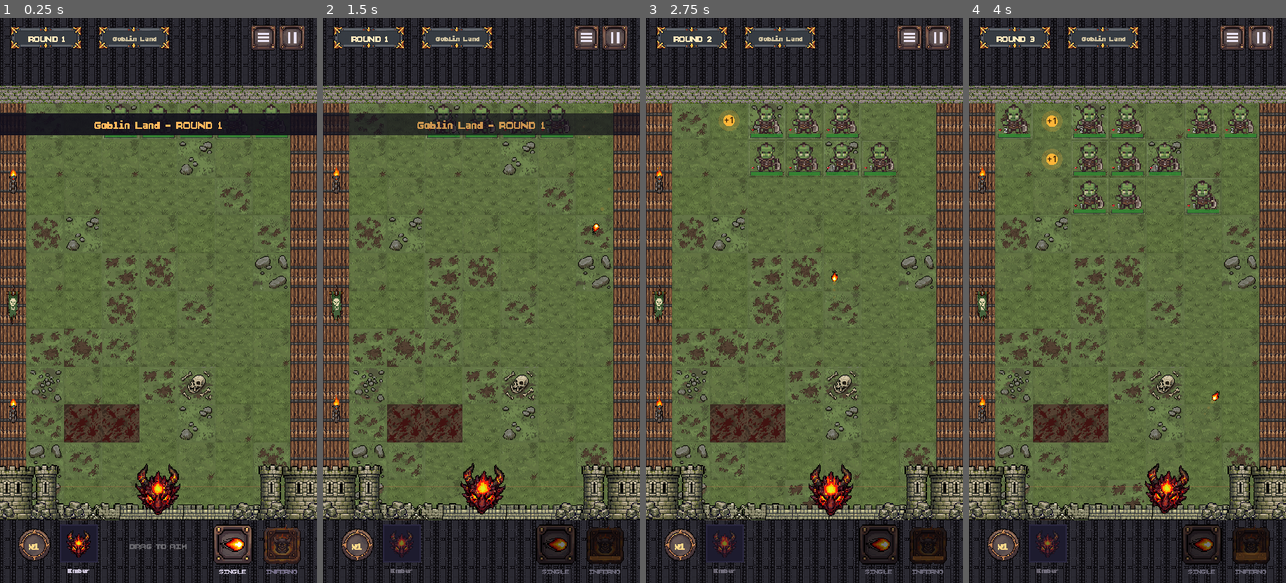
Above: before the commit, frames 1-4 (left to right).
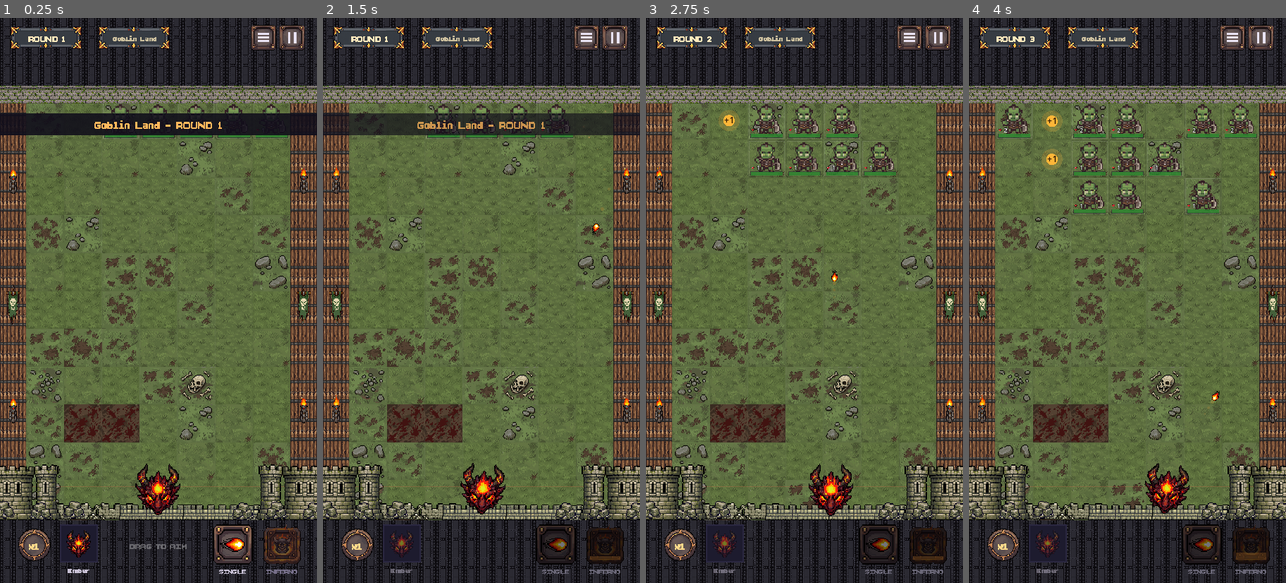
Above: after the commit, the same moments.

Repository: 40panos/-dragon
Game: Godot game, scene res://scenes/main.tscn
Same seed, same stepped clock (60 frames per second), same inputs: the game is played once before the commit and once after it.
Inputs (mouse positions are in pixels of both pictures, inside the frame that each line leads up to):
- Up to frame 1 (0.25 s): no input
- Up to frame 2 (1.5 s): move the mouse to (551, 272) at 0.52 s; click (551, 272) at 0.67 s; drag from (418, 328) to (465, 413) at 1.27 s
- Up to frame 3 (2.75 s): move the mouse to (836, 176) at 2.02 s; click (836, 176) at 2.17 s
- Up to frame 4 (4 s): drag from (1111, 413) to (1032, 215) at 2.77 s; move the mouse to (1222, 385) at 3.52 s; click (1222, 385) at 3.67 s

The runs differ from the first frame. In frame 1, 0.3% of the frame differs, in the area x 93-98%, y 26-72%; in frame 2, 0.3%; in frame 3, 0.3%; in frame 4, 0.3%.

Commit message:
Put the right-side torches and banner back on the wooden frame
The mirror helper shifted the rect by its width before negating it,
assuming Godot draws a negative-width rect leftwards from its position.
It does not: the rect keeps its place and only the image is flipped,
so the right torches and banner sat a full frame width outside the
wood. The rect now stays where it is.

150 tests pass.

Co-Authored-By: Claude Opus 5.5 <noreply@anthropic.com>

Diff:
--- a/scripts/main.gd
+++ b/scripts/main.gd
@@ -1142,11 +1142,13 @@
 ## Καθρεφτίζει ένα rect οριζόντια. Το draw_texture_rect ΔΕΝ έχει όρισμα flip:
 ## το πέμπτο του είναι `transpose`, που γυρίζει την εικόνα 90° — περασμένο
 ## κατά λάθος ως flip έστριβε τις δεξιές δάδες και το λάβαρο στο πλάι.
-## Το αρνητικό πλάτος είναι ο σωστός τρόπος.
+## Το αρνητικό πλάτος είναι ο σωστός τρόπος. Το Godot κρατάει το rect στην
+## ίδια θέση (position .. position+|size|) και απλώς γυρίζει την εικόνα —
+## με μετατόπιση κατά size.x οι δεξιές δάδες έβγαιναν ένα BORDER έξω από το ξύλο.
 func _mirror(r: Rect2, flip: bool) -> Rect2:
 	if not flip:
 		return r
-	return Rect2(r.position.x + r.size.x, r.position.y, -r.size.x, r.size.y)
+	return Rect2(r.position.x, r.position.y, -r.size.x, r.size.y)
 
 
 ## Δάδες και λάβαρα. Ήταν ψημένα μέσα στο frame_left.png· βγήκαν από εκεί ώστε
